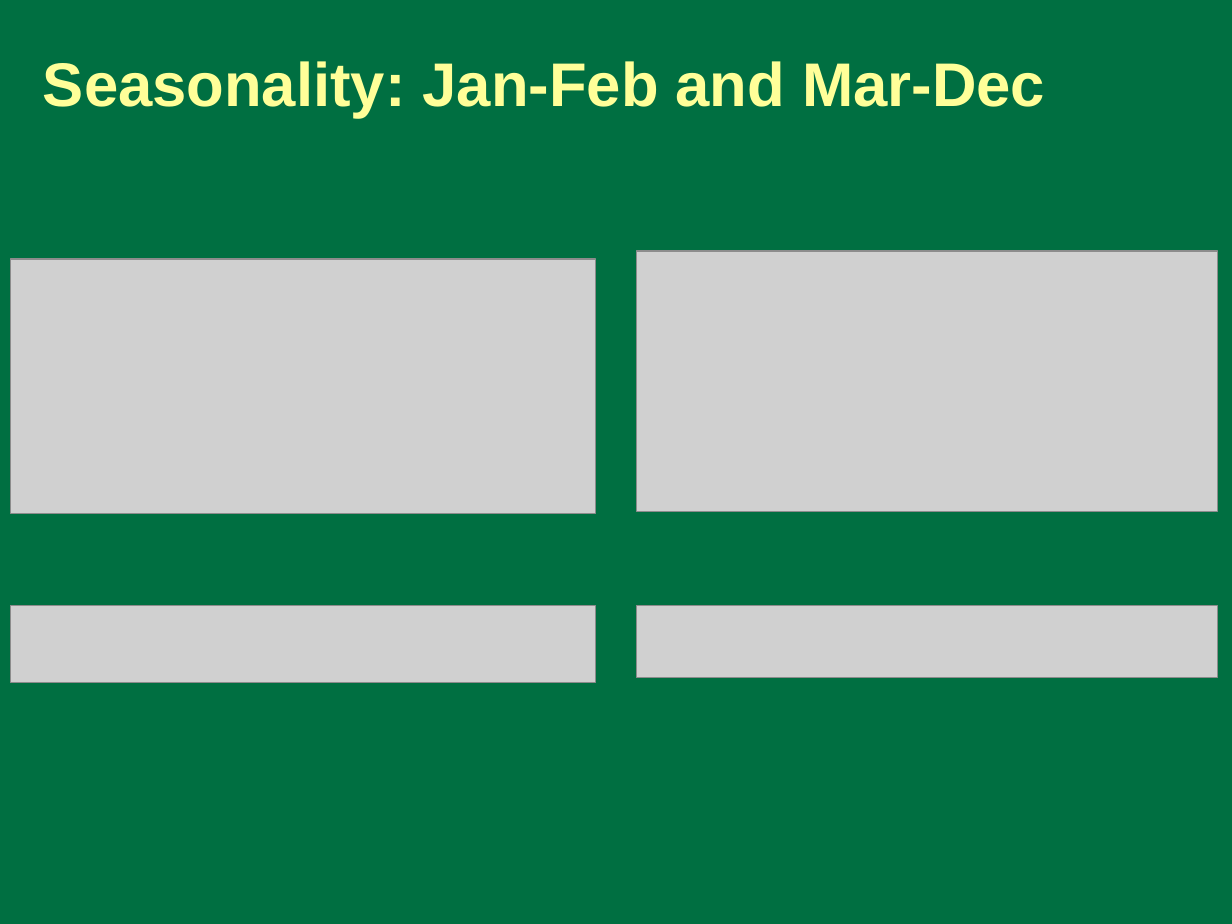
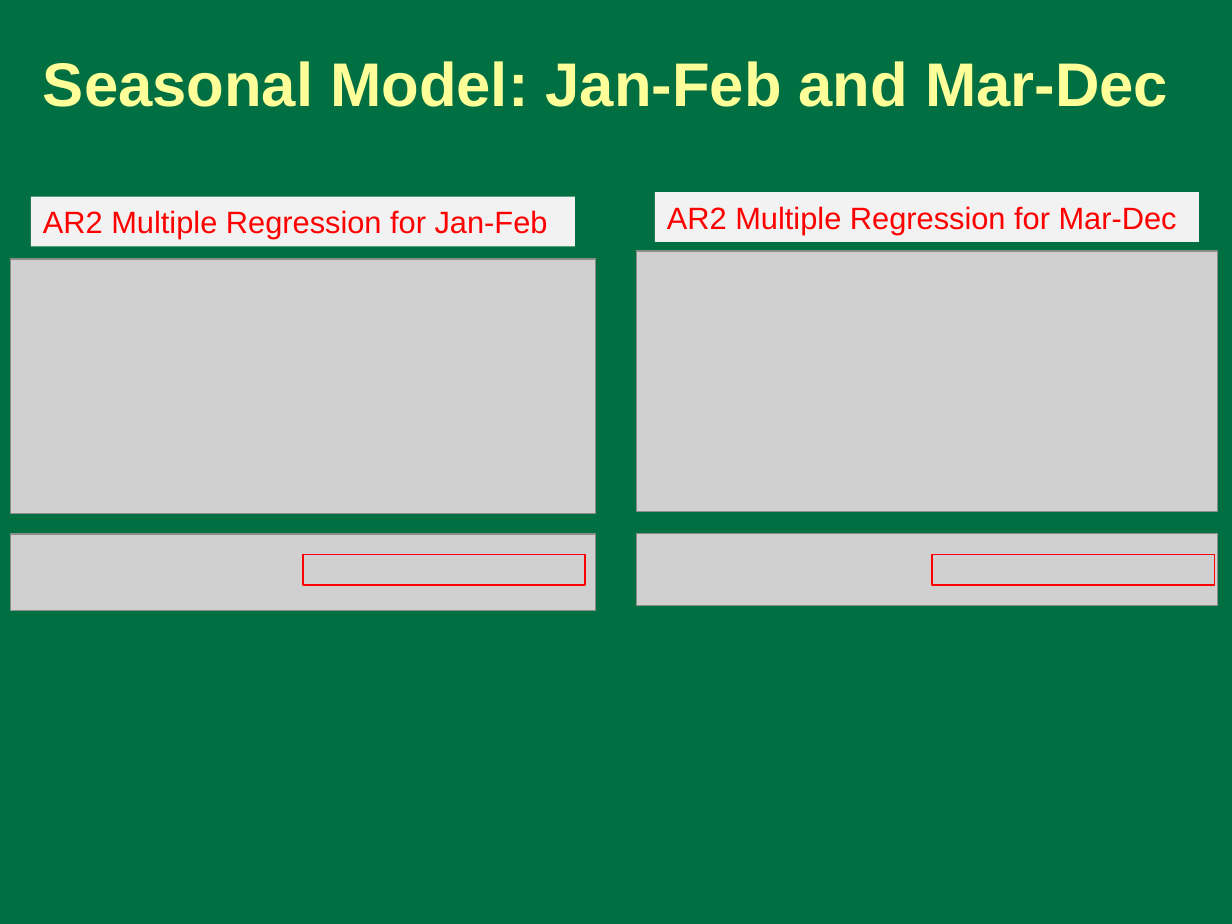
Before and after one commit to dholtschlag-usgs/LakeSuperior, a slide deck: slide 9 of Superior/doc/Preliminary Multiple Regression Analysis of Lake Superior Water.pptx. Drawn at 1232x924 pixels with LibreOffice and Linux fonts; fonts in the diff are those of the drawing; grey boxes stand for pictures. Boxes give left, top, right and bottom in pixels: in the first picture for what was removed or moved away, otherwise in the second. Text is boxed around its words. In the diff, an @@ line names an element or a change of style, - is before the commit and + after.

Commit message:
Update with Monthly Multiple Regression Models

```diff
--- a/Superior/doc/Preliminary Multiple Regression Analysis of Lake Superior Water.pptx
+++ b/Superior/doc/Preliminary Multiple Regression Analysis of Lake Superior Water.pptx
@@ title at box(43, 61, 1168, 107): text changed @@
-Seasonality: Jan-Feb and Mar-Dec
+Seasonal Model: Jan-Feb and Mar-Dec
@@ rectangle added at box(31, 197, 575, 246), fill #F2F2F2, 18 pt, text #FF0000 @@
+AR2 Multiple Regression for Jan-Feb
@@ rectangle added at box(655, 192, 1200, 241), fill #F2F2F2, 18 pt, text #FF0000 @@
+AR2 Multiple Regression for Mar-Dec
@@ picture: place and size @@
-picture at box(10, 606, 595, 683)
+picture at box(10, 533, 595, 610)
@@ picture: place and size @@
-picture at box(637, 606, 1217, 678)
+picture at box(637, 533, 1217, 605)
@@ rectangle added at box(303, 554, 585, 585), outline #FF0000 1 pt @@
@@ rectangle added at box(933, 554, 1215, 585), outline #FF0000 1 pt @@
```
Also in this commit, not shown: 8 other slides changed, 10 other files.
